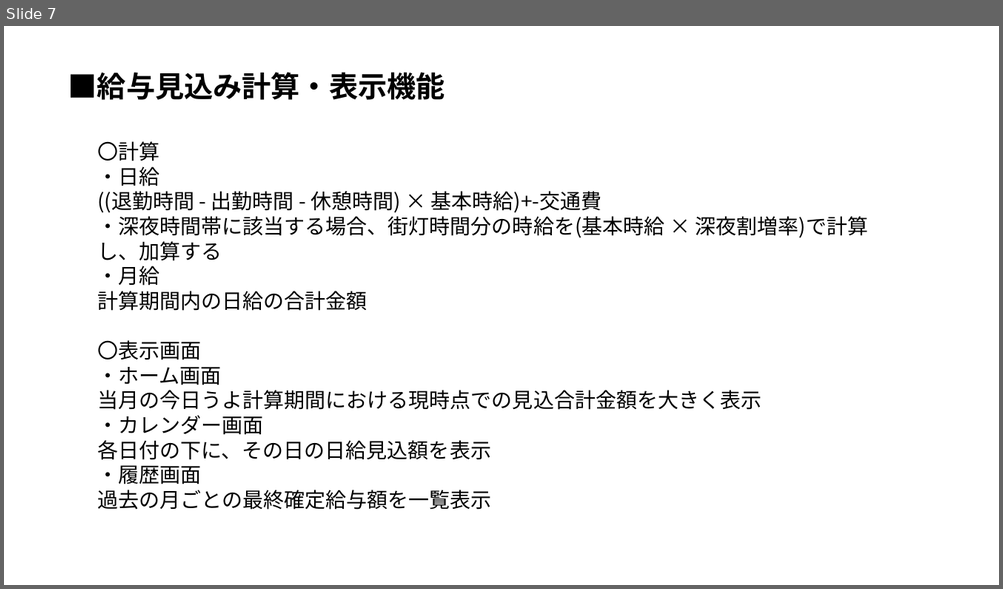
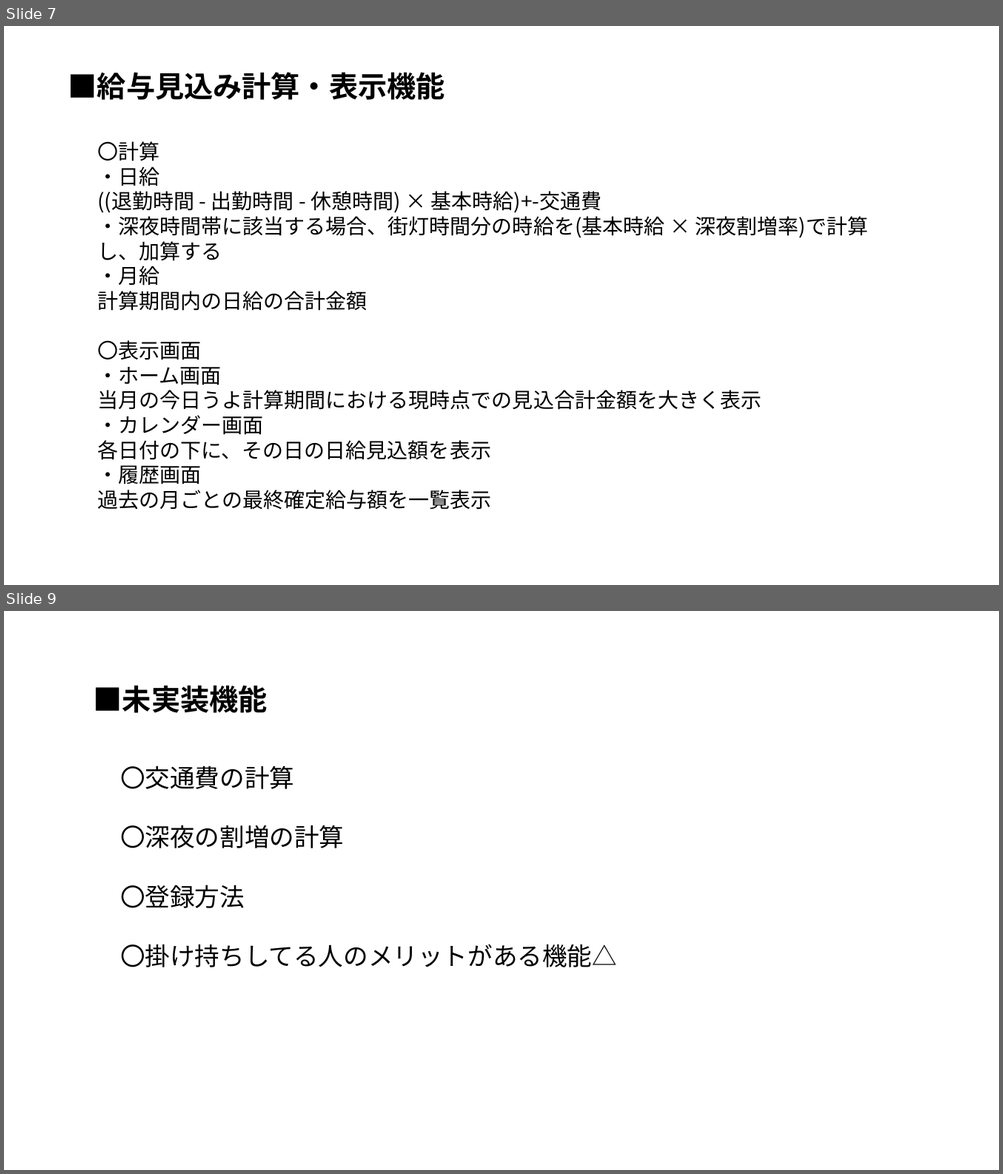
Before and after one commit to kobaken0626/mobile00000, a slide deck: mobileアプリ資料.pptx. Shown one above the other, each under a label of ours: slide 7 before the commit, slides 7 and 9 after it; the slides between them are not shown. The pictures are 1003x589 and 1003x1174 pixels, drawn with LibreOffice and Linux fonts; fonts in the diff are those of the drawing. Boxes give left, top, right and bottom in pixels: in the first picture for what was removed or moved away, otherwise in the second. Text is boxed around its words. In the diff, an @@ line names an element or a change of style, - is before the commit and + after.

Commit message:
パワポ未実装機能まとめ
未実装機能＋入れたほうがいい機能まとめ

```diff
--- a/mobileアプリ資料.pptx
+++ b/mobileアプリ資料.pptx
@@ slide 9 added at bbox=[4, 611, 999, 1170], background #FFFFFF @@
@@ text added at bbox=[94, 685, 267, 713], 28 pt, text #000000, bold @@
+■未実装機能
@@ text added at bbox=[120, 766, 617, 968], 24 pt, text #000000 @@
+〇交通費の計算
+〇深夜の割増の計算
+〇登録方法
+〇掛け持ちしてる人のメリットがある機能△
```
Also in this commit, not shown: 1 slide changed, 1 other file.
